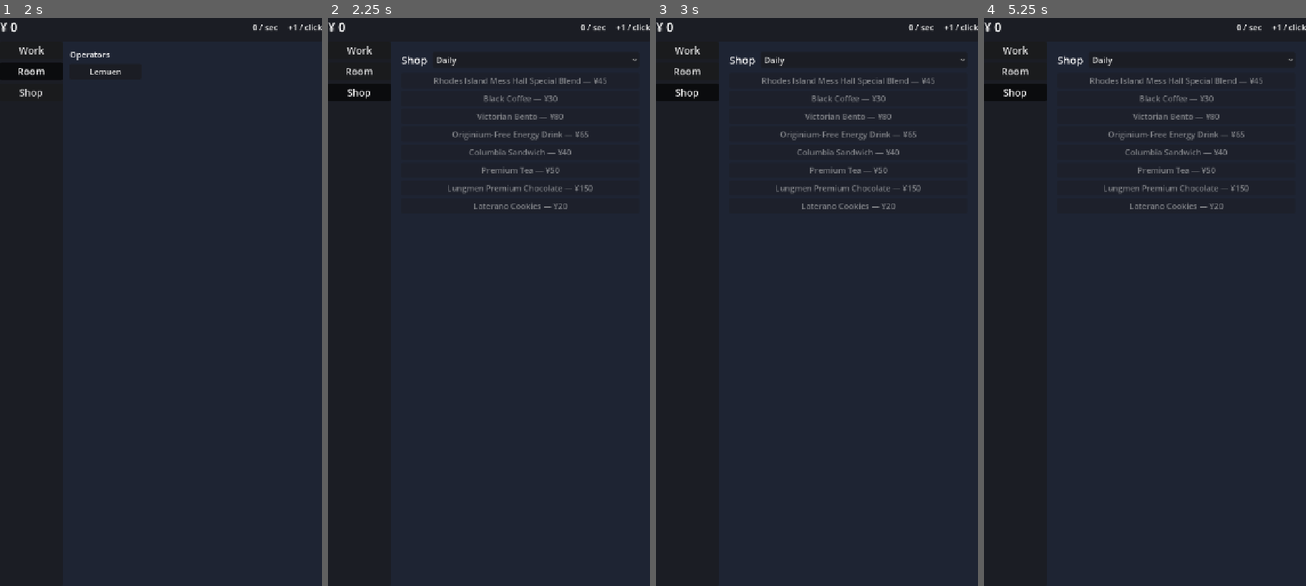
Above: before the commit, frames 1-4 (left to right).
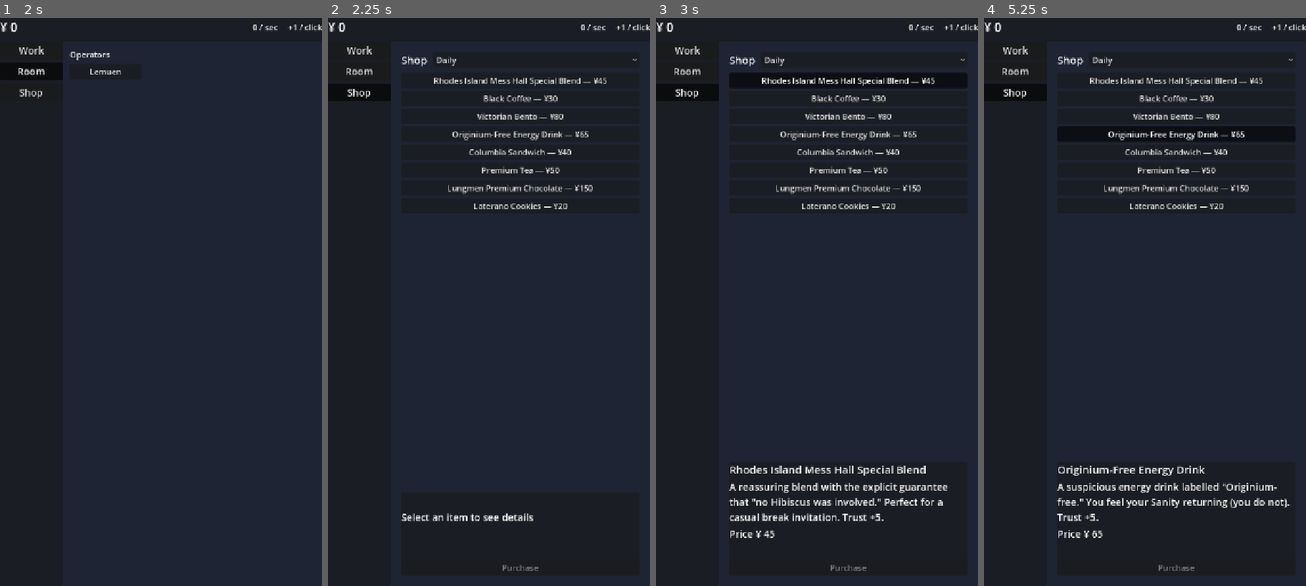
Above: after the commit, the same moments.

Repository: bakamarudasi/clickergame_demo
Game: Godot game, scene res://scenes/main.tscn
Same seed, same stepped clock (60 frames per second), same inputs: the game is played once before the commit and once after it.
Inputs (mouse positions are in pixels of both pictures, inside the frame that each line leads up to):
- Up to frame 1 (2 s): click "Work" at 0.5 s; click "Room" at 1.25 s
- Up to frame 2 (2.25 s): click "Shop" at 2 s
- Up to frame 3 (3 s): click (849, 80) at 2.75 s, where only the run after the commit has a clickable "Rhodes Island Mess Hall Speci…"
- Up to frame 4 (5.25 s): click (1177, 97) at 3.5 s, where only the run after the commit has a clickable "Black Coffee — ¥30"; click (1177, 114) at 4.25 s, where only the run after the commit has a clickable "Victorian Bento — ¥80"; click (1177, 131) at 5 s, where only the run after the commit has a clickable "Originium-Free Energy Drink —…"

Frame 1 is identical in both runs. In frame 2, 1.7% of the frame differs, in the area x 22-87%, y 10-98%; in frame 3, 3.3%, in the area x 22-91%, y 10-98%; in frame 4, 2.9%.
Error in both runs: Cannot call method 'get_children' on a null value. (res://scripts/ui/work_tab.gd:95)

Commit message:
Add detail panel to Shop tab so items show their flavor text
Mirrors the Workshop selection flow: clicking a shop row now selects it
(toggle button in a shared ButtonGroup) and the panel below shows the
item's display name, full description, price, and a trust-gate hint when
trust_gate_min > 0. Purchase is moved off the row onto a dedicated Buy
button in that panel, so reading flavor never has the side effect of
buying.

Row buttons stay enabled regardless of affordability — players can read
about expensive items even when they can't afford them yet. Affordability
is reflected only on the Buy button.

Translation keys added (ja / en / zh_CN): SHOP_DETAIL_NONE,
SHOP_DETAIL_PRICE_FMT, SHOP_DETAIL_GATE_FMT, SHOP_BUY_BUTTON.

https://claude.ai/code/session_01BbnKH9d862wKuFHVVQeGKj

Diff:
--- a/scenes/ui/shop_tab.tscn
+++ b/scenes/ui/shop_tab.tscn
@@ -41,3 +41,42 @@
 layout_mode = 2
 size_flags_vertical = 3
 theme_override_constants/separation = 6
+
+[node name="DetailPanel" type="PanelContainer" parent="VBox"]
+layout_mode = 2
+
+[node name="DetailVBox" type="VBoxContainer" parent="VBox/DetailPanel"]
+layout_mode = 2
+theme_override_constants/separation = 6
+
+[node name="DetailName" type="Label" parent="VBox/DetailPanel/DetailVBox"]
+unique_name_in_owner = true
+layout_mode = 2
+theme_type_variation = &"TitleLabel"
+text = ""
+
+[node name="DetailDesc" type="Label" parent="VBox/DetailPanel/DetailVBox"]
+unique_name_in_owner = true
+layout_mode = 2
+theme_type_variation = &"SubtitleLabel"
+text = "SHOP_DETAIL_NONE"
+autowrap_mode = 3
+
+[node name="DetailMeta" type="Label" parent="VBox/DetailPanel/DetailVBox"]
+unique_name_in_owner = true
+layout_mode = 2
+theme_type_variation = &"SubtitleLabel"
+text = ""
+
+[node name="DetailGate" type="Label" parent="VBox/DetailPanel/DetailVBox"]
+unique_name_in_owner = true
+layout_mode = 2
+theme_type_variation = &"SubtitleLabel"
+modulate = Color(0.95, 0.6, 0.3, 1)
+text = ""
+
+[node name="BuyButton" type="Button" parent="VBox/DetailPanel/DetailVBox"]
+unique_name_in_owner = true
+layout_mode = 2
+disabled = true
+text = "SHOP_BUY_BUTTON"
--- a/scripts/ui/shop_tab.gd
+++ b/scripts/ui/shop_tab.gd
@@ -2,9 +2,15 @@
 
 # Shopタブ。アイテム購入のみを担当。
 # 他タブを直接参照しない。ShopService 経由でのみ購入処理を行う。
+# 行クリックは「選択」、購入は詳細パネルの BuyButton から（Workタブと同じ流儀）。
 
 @onready var category_select: OptionButton = %CategorySelect
 @onready var item_list: VBoxContainer = %ItemList
+@onready var detail_name: Label = %DetailName
+@onready var detail_desc: Label = %DetailDesc
+@onready var detail_meta: Label = %DetailMeta
+@onready var detail_gate: Label = %DetailGate
+@onready var buy_button: Button = %BuyButton
 
 const CATEGORY_ENTRIES := [
 	{ "label_key": "CATEGORY_DAILY", "value": Enums.ItemCategory.DAILY },
@@ -20,11 +26,16 @@
 	{ "label_key": "CATEGORY_INVITATION", "value": Enums.ItemCategory.INVITATION },
 ]
 
+var _selected_id: StringName = &""
+var _button_group: ButtonGroup
+
 
 func _ready() -> void:
+	_button_group = ButtonGroup.new()
 	EventBus.currency_changed.connect(_refresh_buttons)
 	EventBus.item_purchased.connect(_on_item_purchased)
 	category_select.item_selected.connect(_on_category_changed)
+	buy_button.pressed.connect(_on_buy_pressed)
 	_populate_categories()
 	_rebuild_item_list()
 
@@ -43,6 +54,7 @@
 
 
 func _on_category_changed(_idx: int) -> void:
+	_selected_id = &""
 	_rebuild_item_list()
 
 
@@ -51,11 +63,42 @@
 		child.queue_free()
 	for it: ItemData in DataRegistry.get_items_by_category(_selected_category()):
 		var b := Button.new()
+		b.toggle_mode = true
+		b.button_group = _button_group
 		b.text = tr("SHOP_ITEM_FMT") % [tr(it.display_name), FormatUtils.short(it.price)]
 		b.set_meta("item_id", it.id)
-		b.pressed.connect(ShopService.buy.bind(it.id))
+		b.pressed.connect(_on_item_selected.bind(it.id))
 		item_list.add_child(b)
 	_refresh_buttons(0)
+	_refresh_detail()
+
+
+func _on_item_selected(id: StringName) -> void:
+	_selected_id = id
+	_refresh_detail()
+
+
+func _refresh_detail() -> void:
+	if _selected_id == &"":
+		detail_name.text = ""
+		detail_desc.text = tr("SHOP_DETAIL_NONE")
+		detail_meta.text = ""
+		detail_gate.text = ""
+		buy_button.disabled = true
+		return
+	var it := DataRegistry.get_item(_selected_id)
+	if it == null:
+		_selected_id = &""
+		_refresh_detail()
+		return
+	detail_name.text = tr(it.display_name)
+	detail_desc.text = tr(it.description)
+	detail_meta.text = tr("SHOP_DETAIL_PRICE_FMT") % FormatUtils.short(it.price)
+	if it.trust_gate_min > 0:
+		detail_gate.text = tr("SHOP_DETAIL_GATE_FMT") % it.trust_gate_min
+	else:
+		detail_gate.text = ""
+	buy_button.disabled = not ShopService.can_buy(_selected_id)
 
 
 func _notification(what: int) -> void:
@@ -65,11 +108,18 @@
 
 
 func _refresh_buttons(_v: int = 0) -> void:
-	for child in item_list.get_children():
-		if child is Button:
-			var id: StringName = child.get_meta("item_id")
-			child.disabled = not ShopService.can_buy(id)
+	# 行ボタンは「選択（=詳細表示）」専用なので disabled にしない。
+	# 購入可否は詳細パネルの BuyButton 側だけで判定する。
+	if _selected_id != &"":
+		buy_button.disabled = not ShopService.can_buy(_selected_id)
+
+
+func _on_buy_pressed() -> void:
+	if _selected_id == &"":
+		return
+	ShopService.buy(_selected_id)
 
 
 func _on_item_purchased(_id: StringName) -> void:
 	_refresh_buttons()
+	_refresh_detail()
--- a/translations/strings.csv
+++ b/translations/strings.csv
@@ -96,6 +96,10 @@
 ROOM_GIFT_INV_FMT,%s ×%d,%s ×%d,%s ×%d
 SHOP_TITLE,ショップ,Shop,商店
 SHOP_ITEM_FMT,%s — ¥%s,%s — ¥%s,%s — ¥%s
+SHOP_DETAIL_NONE,アイテムを選んでください,Select an item to see details,请选择物品查看详情
+SHOP_DETAIL_PRICE_FMT,価格 ¥ %s,Price ¥ %s,价格 ¥ %s
+SHOP_DETAIL_GATE_FMT,信頼度 %d 以上で使用可,Usable at trust %d or higher,信赖度 %d 以上方可使用
+SHOP_BUY_BUTTON,購入する,Purchase,购买
 CATEGORY_DAILY,日常,Daily,日常
 CATEGORY_HOBBY,趣味,Hobby,兴趣
 CATEGORY_BODY_CARE,ボディケア,Body Care,身体护理
